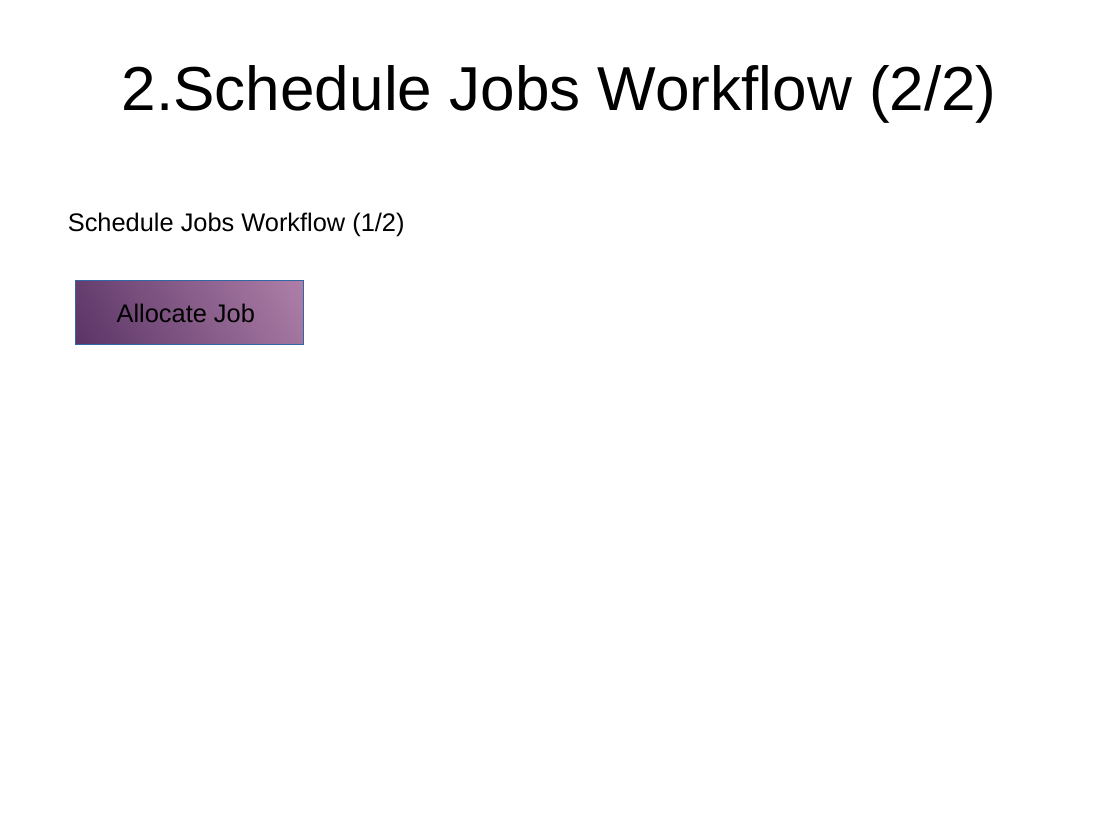
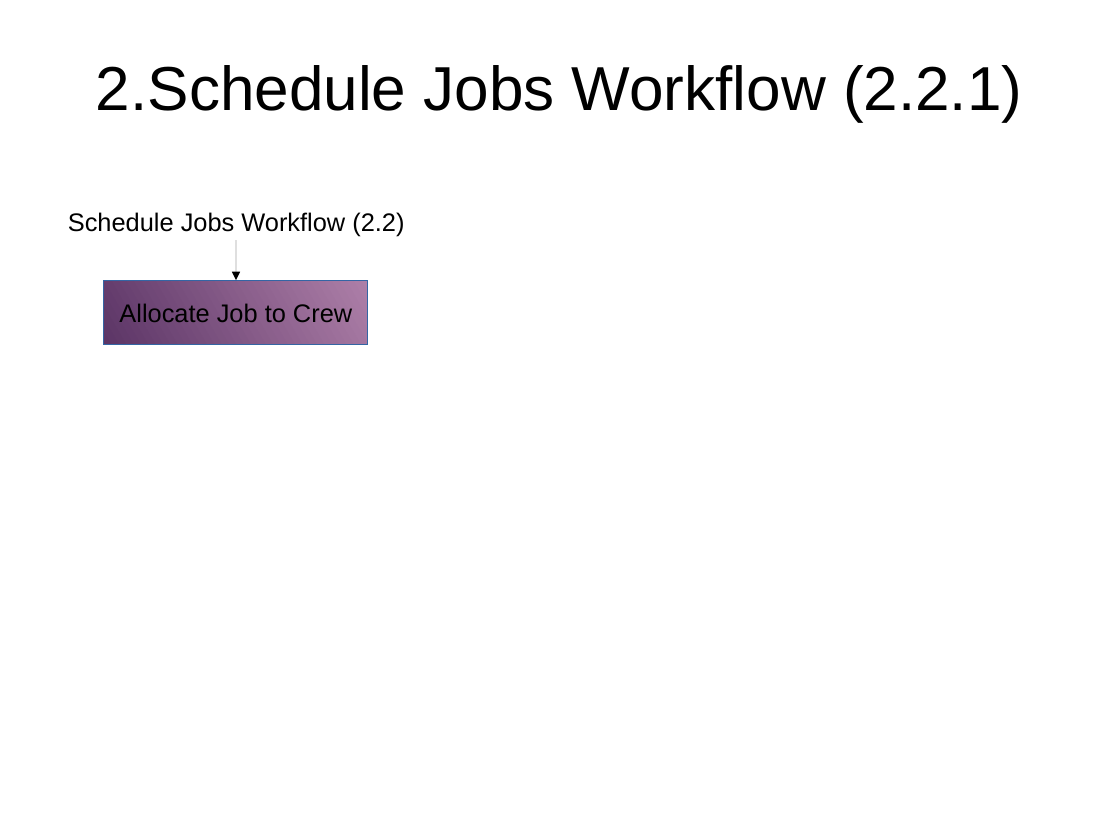
Before and after one commit to monkeysh1ne/TMNZ_Stuff, a slide deck: slide 6 of Workflows BP Models.odp. Drawn at 1120x840 pixels with LibreOffice and Linux fonts; fonts in the diff are those of the drawing. Boxes give left, top, right and bottom in pixels: in the first picture for what was removed or moved away, otherwise in the second. Text is boxed around its words. In the diff, an @@ line names an element or a change of style, - is before the commit and + after.

```diff
--- a/Workflows BP Models.odp
+++ b/Workflows BP Models.odp
@@ title at [96,65,1022,122]: text changed @@
-2.Schedule Jobs Workflow (2/2)
+2.Schedule Jobs Workflow (2.2.1)
@@ text at [68,212,404,237]: text changed @@
-Schedule Jobs Workflow (1/2)
+Schedule Jobs Workflow (2.2)
@@ arrow added from (236, 240) to (236, 281), #000000 0 pt @@
@@ rectangle removed at [75,281,303,345] @@
@@ rectangle "Allocate Job to Crew": place and size @@
-rectangle "Allocate Job to Crew" at [117,303,255,322]
+rectangle "Allocate Job to Crew" at [104,281,368,345]
@@ rectangle "Allocate Job to Crew" at [104,281,368,345]: vertical alignment top to middle; fill none to gradient #AD7FA8 to #5C3566; outline none to #3465A4 0 pt @@
@@ text in rectangle at [119,303,352,322]: text changed @@
-Allocate Job
+Allocate Job to Crew
```
Also in this commit, not shown: 4 other slides changed, 2 slides added, 1 slide removed, 1 other file.
